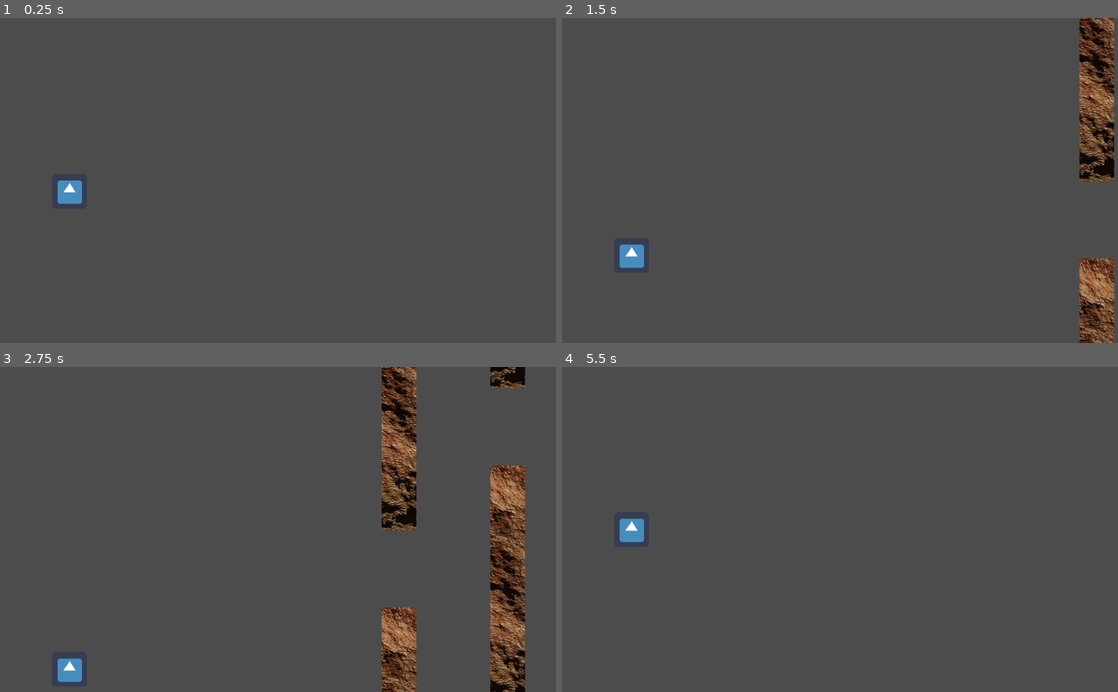
Above: before the commit, frames 1-4 (two rows, left to right).
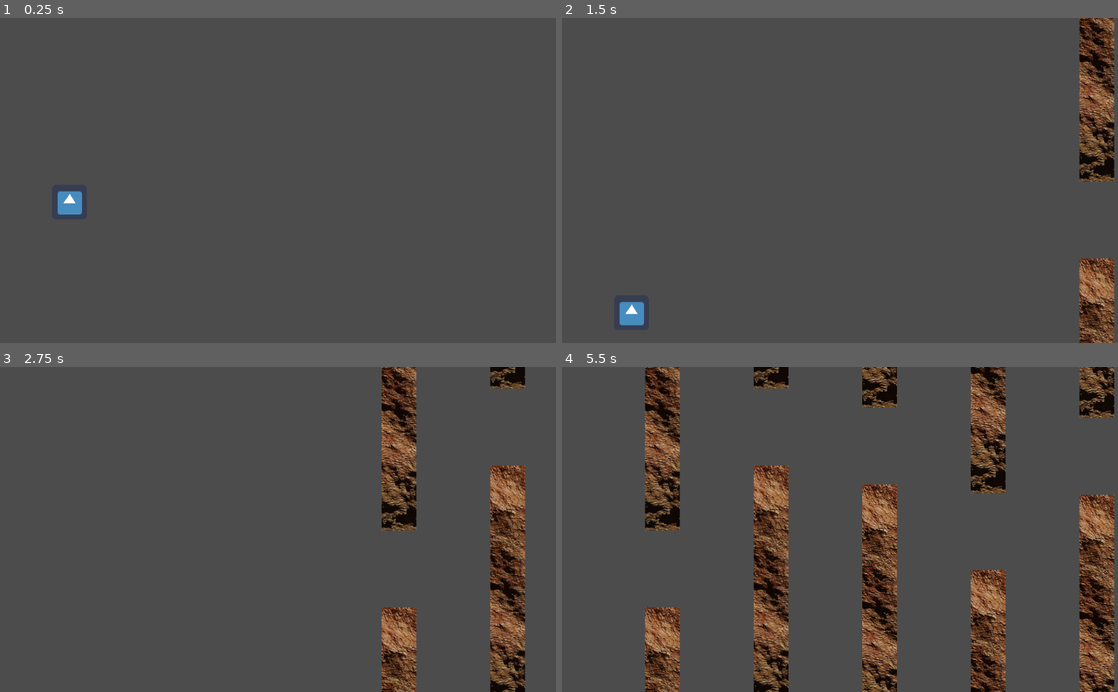
Above: after the commit, the same moments.

Repository: Chamerli-sh/Flappy-Things
Game: Godot game, scene res://World/World.tscn
Same seed, same stepped clock (60 frames per second), same inputs: the game is played once before the commit and once after it. The project has no main scene, so this scene is started directly. The engine's default icon, where the game draws it, is replaced by a stand-in: a white triangle on a blue panel in a dark square.
Inputs:
- Up to frame 1 (0.25 s): no input
- Up to frame 2 (1.5 s): tap Up (jump) at 0.77 s
- Up to frame 3 (2.75 s): tap Up (jump) at 1.52 s
- Up to frame 4 (5.5 s): tap Up (jump) at 3.02, 3.77, 4.52 s

The runs differ from the first frame. In frame 1, 0.3% of the frame differs, in the area x 10-15%, y 50-61%; in frame 2, 0.6%; in frame 3, 0.3%; in frame 4, 24%, in the area x 10-100%, y 0-100%.

Commit message:
Making the game a bit Easier

Diff:
--- a/Player/Player.gd
+++ b/Player/Player.gd
@@ -1,9 +1,9 @@
 extends KinematicBody2D
 
 const UP = Vector2(0, -1)
-const MAX_FALL_SPEED = 200
-const JUMP_SPEED = 200
-const GRAVITY = 10
+const MAX_FALL_SPEED = 300
+const JUMP_SPEED = 350
+const GRAVITY = 20
 
 
 var motion : Vector2
